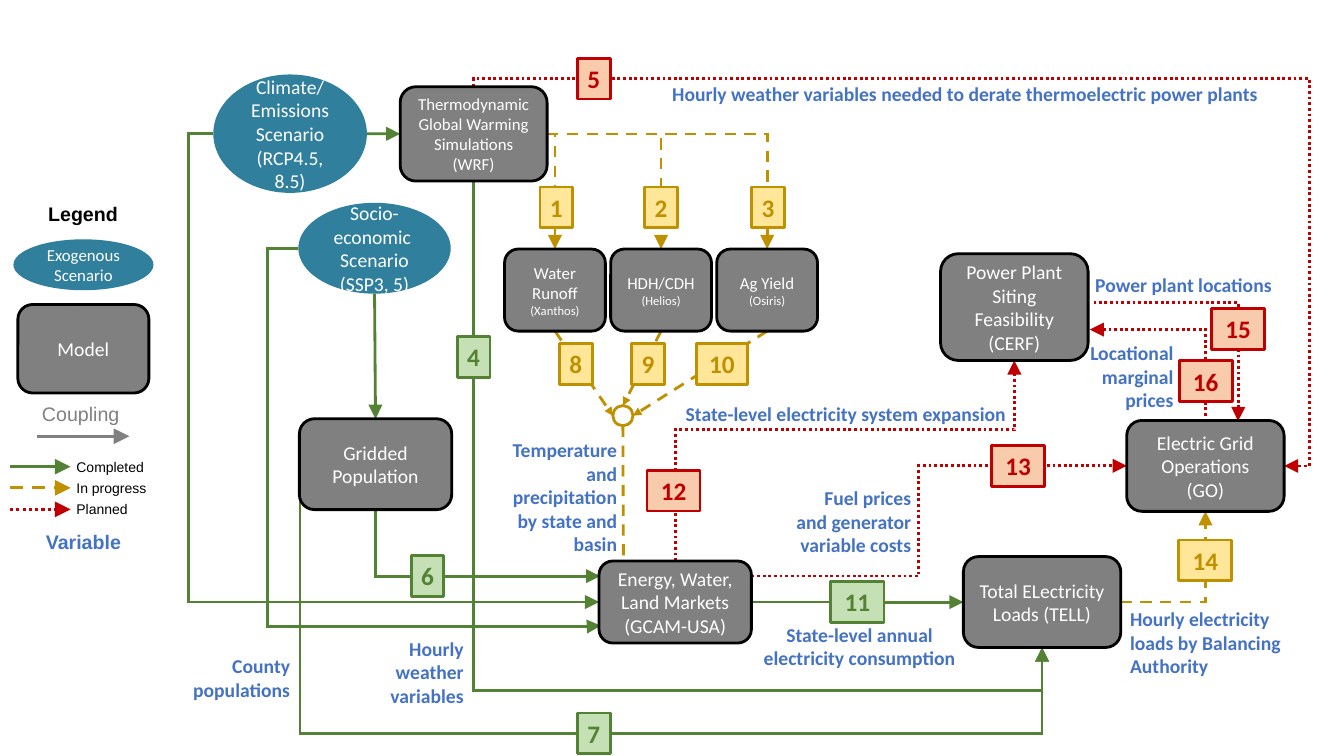
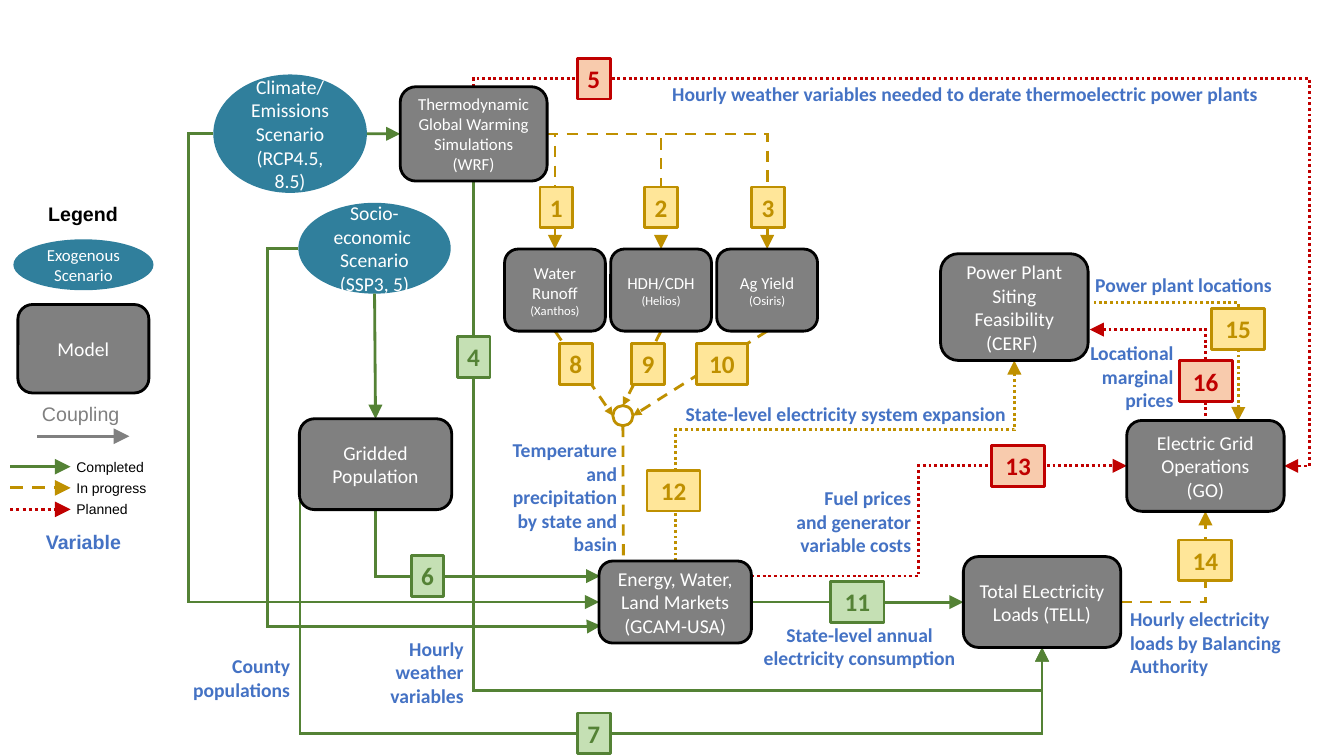
Before and after one commit to IMMM-SFA/exp_group_b, a slide deck: slide 1 of experiment_diagram/experiment-B-N6_interconnect.pptx. Drawn at 1344x756 pixels with LibreOffice and Linux fonts; fonts in the diff are those of the drawing. Boxes give left, top, right and bottom in pixels: in the first picture for what was removed or moved away, otherwise in the second. Text is boxed around its words. In the diff, an @@ line names an element or a change of style, - is before the commit and + after.

Commit message:
Update experiment diagram ppt

```diff
--- a/experiment_diagram/experiment-B-N6_interconnect.pptx
+++ b/experiment_diagram/experiment-B-N6_interconnect.pptx
@@ elbow arrow (1238, 421) - (1094, 302): stroke #C00000 2 pt dashed to #BF9000 2 pt dashed @@
@@ rectangle "15" at (1212,309,1265,349): text colour #C00000 to #BF9000; fill #F8CBAD to #FFE699; outline #C00000 2 pt to #BF9000 2 pt @@
@@ elbow arrow (676, 562) - (1014, 361): stroke #C00000 2 pt dashed to #BF9000 2 pt dashed @@
@@ rectangle "12" at (647,471,701,511): text colour #C00000 to #BF9000; fill #F8CBAD to #FFE699; outline #C00000 2 pt to #BF9000 2 pt @@
```
